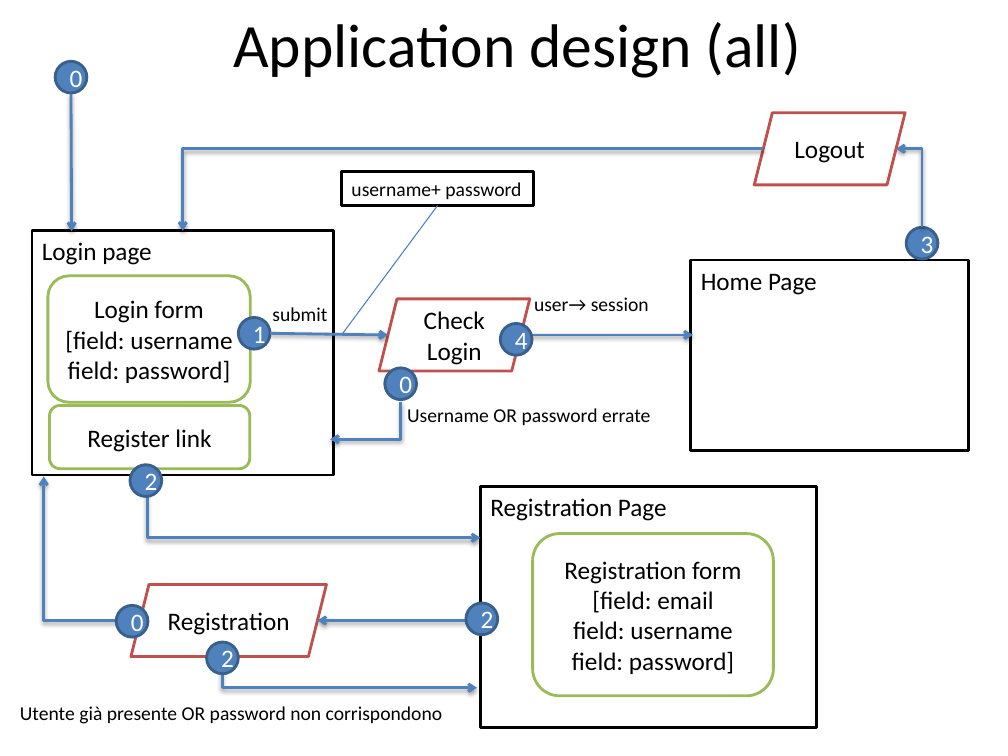
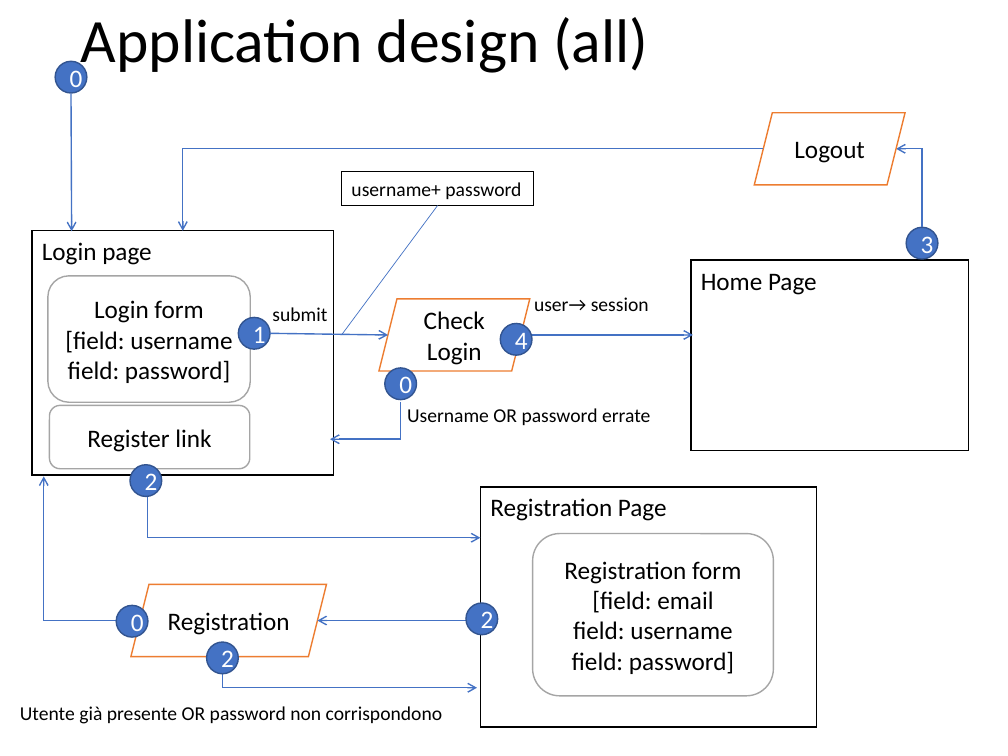
Before and after one commit to vittpall/ProgettoTIW, a slide deck: slide 6 of assets/progettazioneTiw.pptx (slide 5 before the commit). Drawn at 1008x756 pixels with LibreOffice and Linux fonts; fonts in the diff are those of the drawing. Boxes give left, top, right and bottom in pixels: in the first picture for what was removed or moved away, otherwise in the second. Text is boxed around its words. In the diff, an @@ line names an element or a change of style, - is before the commit and + after.

```diff
--- a/assets/progettazioneTiw.pptx
+++ b/assets/progettazioneTiw.pptx
@@ title "Application design (all)" at <box>81,17,648,77</box>: alignment centre to left; line spacing 1 to 0.9 @@
@@ arrow (71, 94) - (72, 231): stroke #4F81BD 2 pt to #4472C4 1 pt @@
@@ elbow arrow (763, 149) - (182, 231): stroke #4F81BD 2 pt to #4472C4 1 pt @@
@@ elbow arrow (922, 228) - (896, 149): stroke #4F81BD 2 pt to #4472C4 1 pt @@
@@ line (437, 206) - (342, 335): stroke #4B7EBC 0.75 pt to #4472C4 0.5 pt @@
@@ arrow (270, 334) - (388, 335): stroke #4F81BD 2 pt to #4472C4 1 pt @@
@@ elbow arrow (521, 335) - (692, 335): stroke #4F81BD 2 pt to #4472C4 1 pt @@
@@ elbow arrow (401, 402) - (330, 439): stroke #4F81BD 2 pt to #4472C4 1 pt @@
@@ elbow arrow (140, 621) - (43, 477): stroke #4F81BD 2 pt to #4472C4 1 pt @@
@@ fill #4F81BD to #4472C4; outline #3A5F8C 2 pt to #325491 1 pt in 9 elements at <box>238,318,269,349</box>, <box>500,324,531,355</box>, <box>385,368,416,399</box>, <box>906,228,937,259</box>, <box>55,61,87,93</box>, <box>466,603,497,634</box>, <box>207,642,238,673</box>, <box>116,606,147,637</box>, <box>130,465,161,496</box> @@
@@ elbow arrow (148, 469) - (481, 537): stroke #4F81BD 2 pt to #4472C4 1 pt @@
@@ outline #000000 2 pt to #000000 1 pt in 3 elements at <box>32,231,334,475</box>, <box>690,260,969,451</box>, <box>481,487,816,728</box> @@
@@ outline #9BBB59 2 pt to #A5A5A5 1 pt in 3 elements at <box>47,276,250,402</box>, <box>49,405,250,469</box>, <box>532,533,773,696</box> @@
@@ outline #C0504D 2 pt to #ED7D31 1 pt in 3 elements at <box>379,299,530,372</box>, <box>754,113,905,185</box>, <box>131,585,327,657</box> @@
@@ arrow (482, 621) - (318, 621): stroke #4F81BD 2 pt to #4472C4 1 pt @@
@@ elbow arrow (225, 658) - (477, 687): stroke #4F81BD 2 pt to #4472C4 1 pt @@
```
Also in this commit, not shown: 6 other slides changed, 7 slides added, 3 slides removed.
